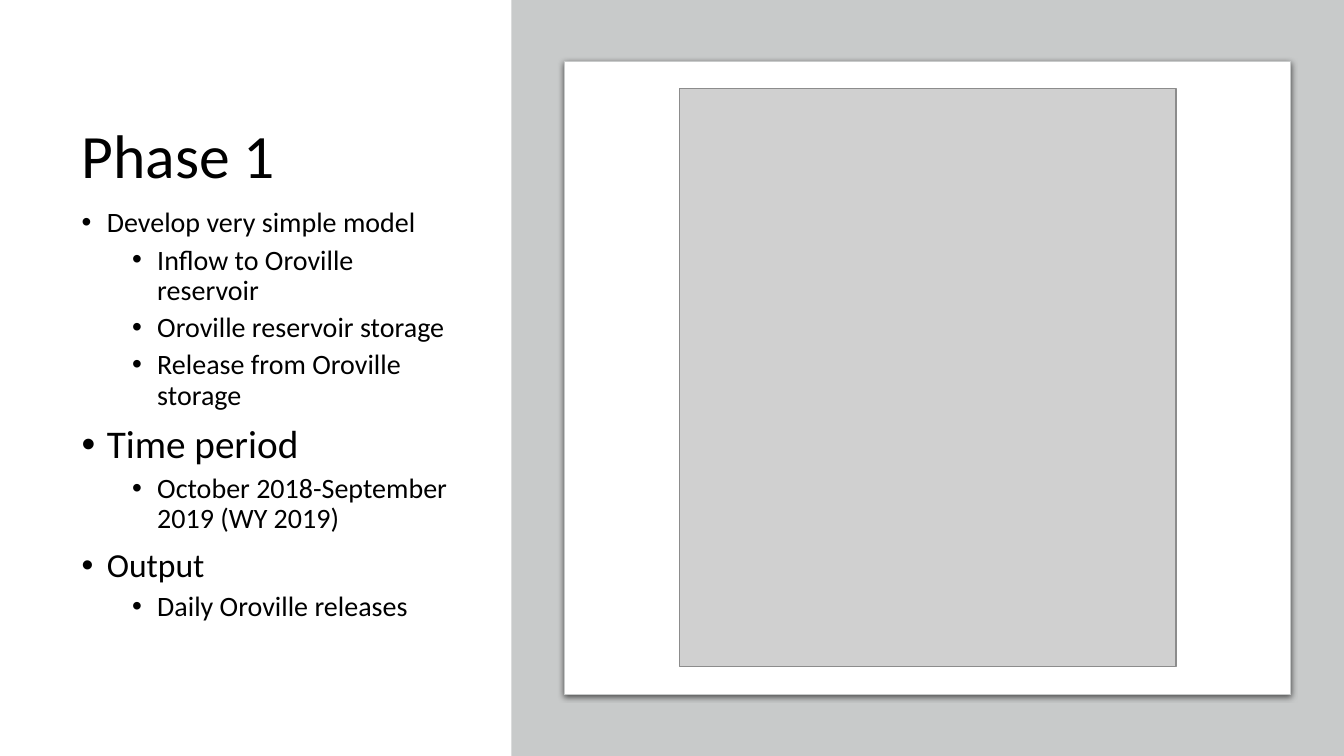
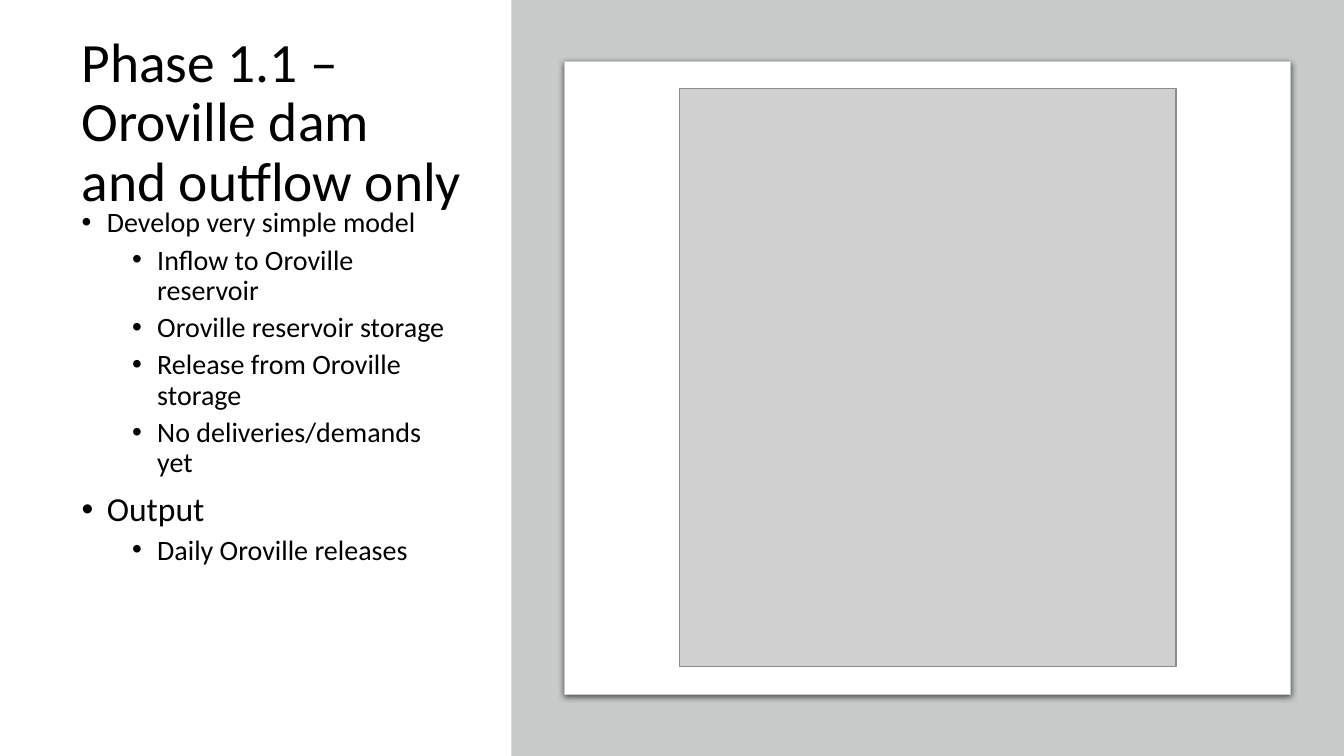
Before and after one commit to nsosorio/DailyCalLiteModel, a slide deck: slide 5 of Building daily CalLite model from scratch – daily.pptx (slide 2 before the commit). Drawn at 1344x756 pixels with LibreOffice and Linux fonts; fonts in the diff are those of the drawing; grey boxes stand for pictures. Boxes give left, top, right and bottom in pixels: in the first picture for what was removed or moved away, otherwise in the second. Text is boxed around its words. In the diff, an @@ line names an element or a change of style, - is before the commit and + after.

```diff
--- a/Building daily CalLite model from scratch – daily.pptx
+++ b/Building daily CalLite model from scratch – daily.pptx
@@ title at [82, 43, 461, 215]: text changed; size 44 to 39.6 pt @@
-Phase 1
+Phase 1.1 – Oroville dam and outflow only
@@ text at [157, 422, 421, 477]: text changed @@
-• Time period
-  • October 2018-September 2019 (WY 2019)
+  • No deliveries/demands yet
```
Also in this commit, not shown: 1 other slide changed, 7 slides added, 45 other files.
